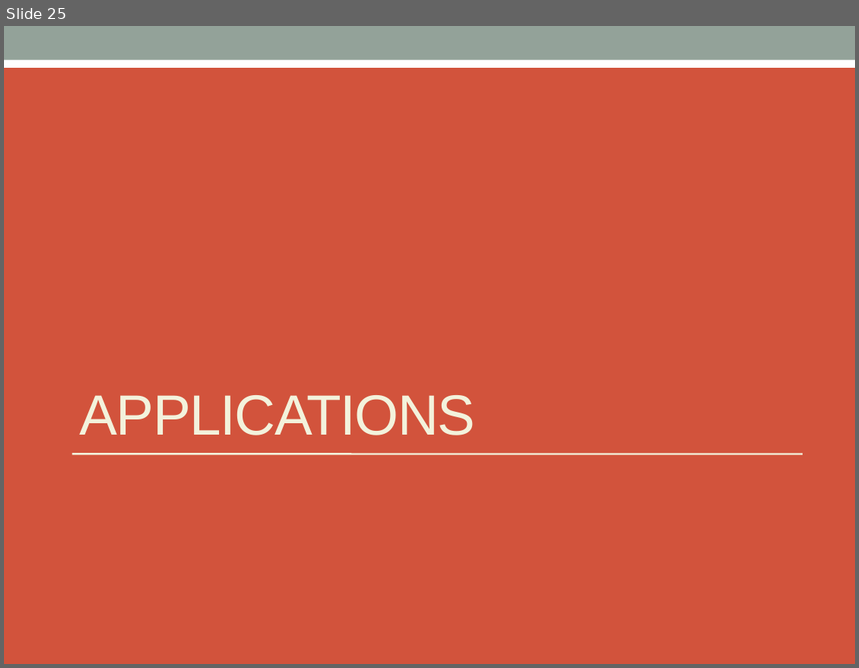
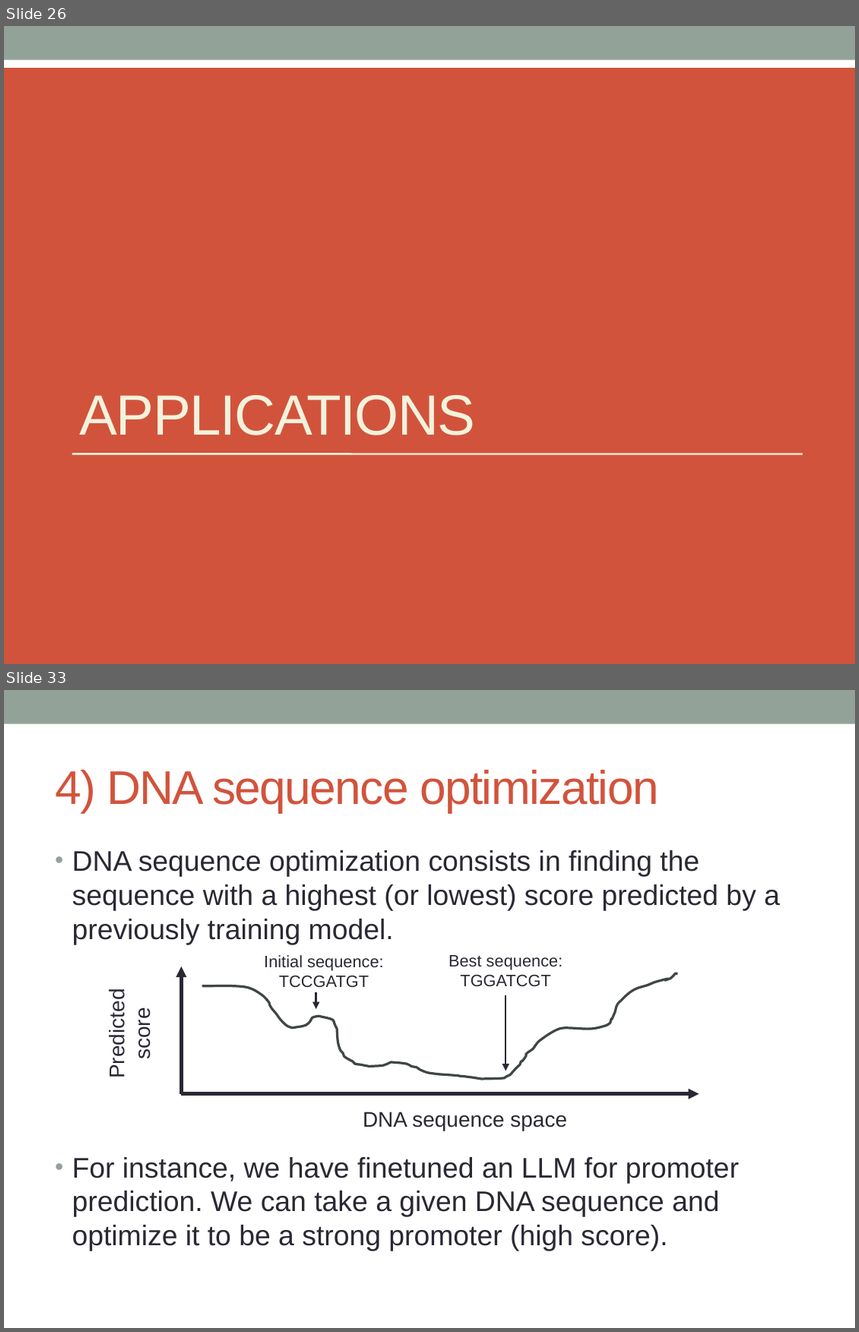
Before and after one commit to raphaelmourad/LLM-for-genomics-training, a slide deck: CM_llm_genomics.pptx. Shown one above the other, each under a label of ours: slide 25 before the commit, slides 26 and 33 after it; the slides between them are not shown. The pictures are 859x668 and 859x1332 pixels, drawn with LibreOffice and Linux fonts; fonts in the diff are those of the drawing. Boxes give left, top, right and bottom in pixels: in the first picture for what was removed or moved away, otherwise in the second. Text is boxed around its words. In the diff, an @@ line names an element or a change of style, - is before the commit and + after.

```diff
--- a/CM_llm_genomics.pptx
+++ b/CM_llm_genomics.pptx
@@ slide 33 added at bbox=[4, 690, 855, 1328], background #FFFFFF; not listed: 1 template element that a slide beside it also shows @@
@@ title added at bbox=[55, 770, 659, 813], 40 pt, text #D2533C @@
+4) DNA sequence optimization
@@ text added at bbox=[72, 850, 780, 1252], 24 pt, text #292934 @@
+• DNA sequence optimization consists in finding the sequence with a highest (or lowest) score predicted by a previously training model.
+• For instance, we have finetuned an LLM for promoter prediction. We can take a given DNA sequence and optimize it to be a strong promoter (high score).
@@ text added at bbox=[264, 955, 384, 988], 14 pt, text #292934 @@
+Initial sequence:
+TCCGATGT
@@ text added at bbox=[449, 955, 563, 987], 14 pt, text #292934 @@
+Best sequence:
+TGGATCGT
@@ arrow added from (181, 1094) to (181, 967), #292934 3 pt @@
@@ freeform shape added at bbox=[202, 973, 678, 1079], outline #404743 2.08 pt @@
@@ text added at bbox=[105, 997, 154, 1076], 18 pt, text #292934 @@
+Predicted score
@@ arrow added from (316, 992) to (316, 1009), #292934 1.5 pt @@
@@ arrow added from (506, 996) to (506, 1072), #292934 1.5 pt @@
@@ arrow added from (181, 1094) to (699, 1094), #292934 3 pt @@
@@ text added at bbox=[363, 1112, 567, 1131], 18 pt, text #292934 @@
+DNA sequence space
@@ what was slide 25 is now slide 26 @@
```
Also in this commit, not shown: 8 slides changed, 5 other slides added, 1 other file.
